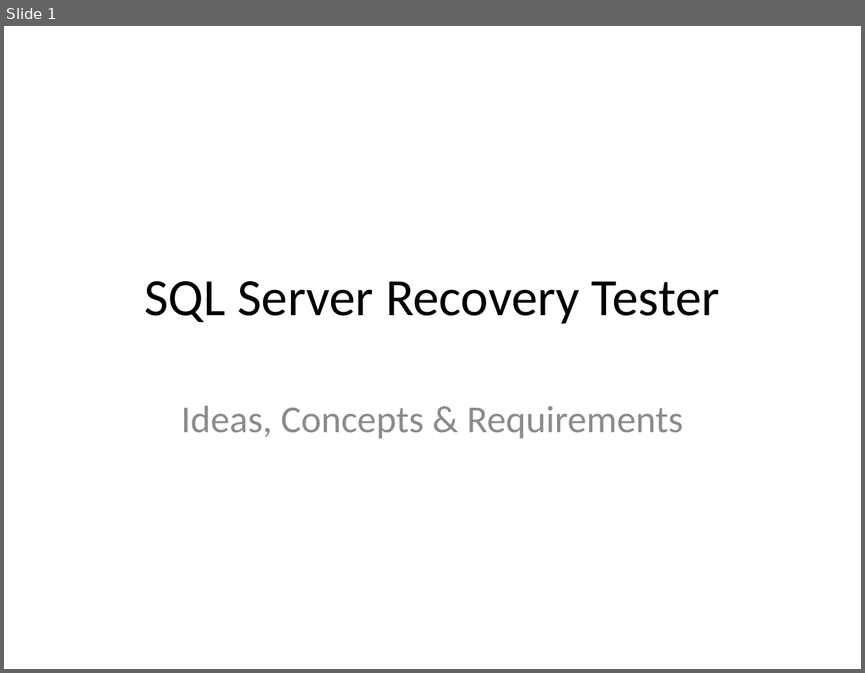
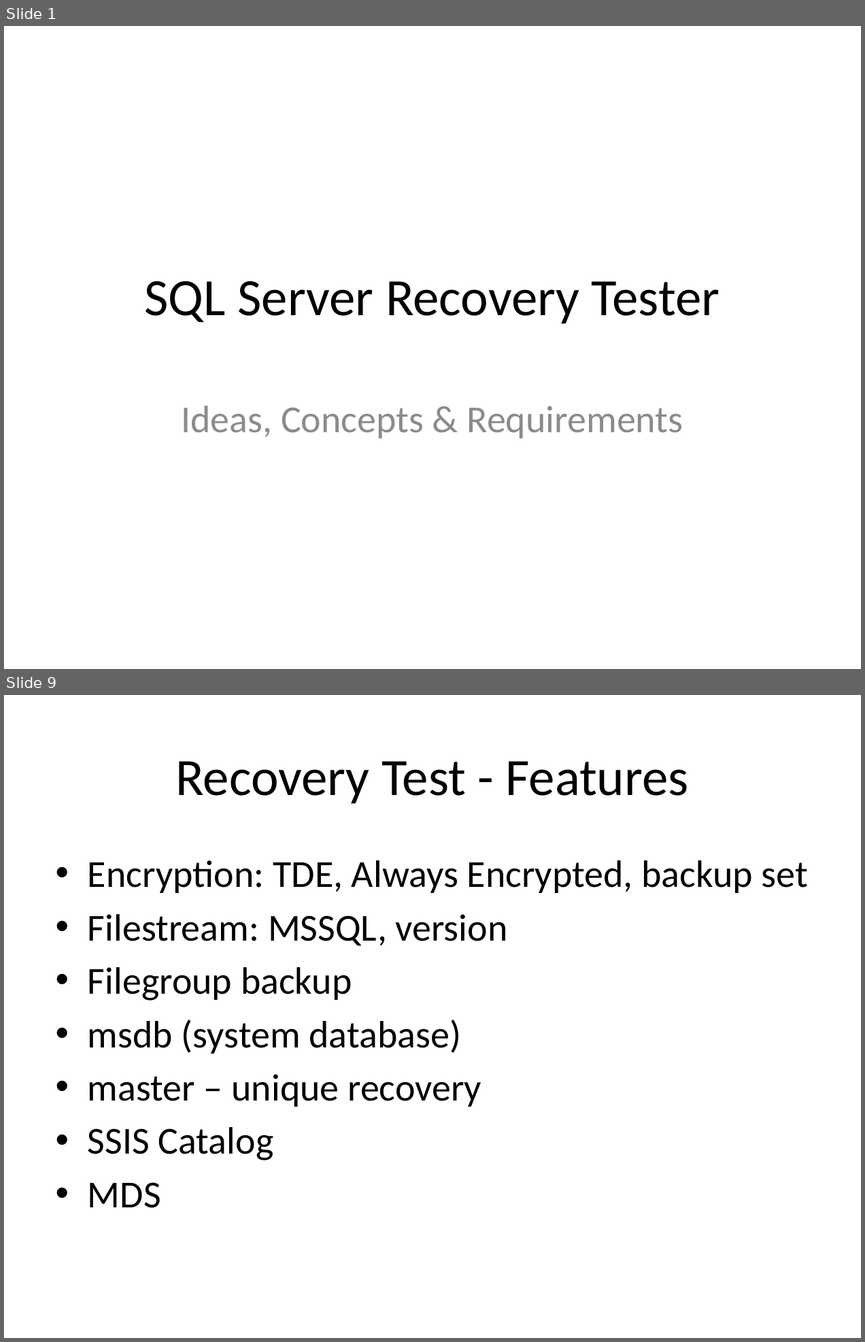
Before and after one commit to NielsGrove/MSSqlRecoveryTester, a slide deck: Documentation/MsSqlRecoveryTester.Concepts.pptx. Shown one above the other, each under a label of ours: slide 1 before the commit, slides 1 and 9 after it; the slides between them are not shown. The pictures are 865x673 and 865x1342 pixels, drawn with LibreOffice and Linux fonts; fonts in the diff are those of the drawing. Boxes give left, top, right and bottom in pixels: in the first picture for what was removed or moved away, otherwise in the second. Text is boxed around its words. In the diff, an @@ line names an element or a change of style, - is before the commit and + after.

```diff
--- a/Documentation/MsSqlRecoveryTester.Concepts.pptx
+++ b/Documentation/MsSqlRecoveryTester.Concepts.pptx
@@ slide 9 added at [4, 695, 861, 1338], background #FFFFFF @@
@@ title added at [175, 761, 688, 804], 44 pt, text #000000 @@
+Recovery Test - Features
@@ text added at [88, 860, 808, 1208], 32 pt, text #000000 @@
+• Encryption: TDE, Always Encrypted, backup set
+• Filestream: MSSQL, version
+• Filegroup backup
+• msdb (system database)
+• master – unique recovery
+• SSIS Catalog
+• MDS
```
Also in this commit, not shown: 7 other slides added.
